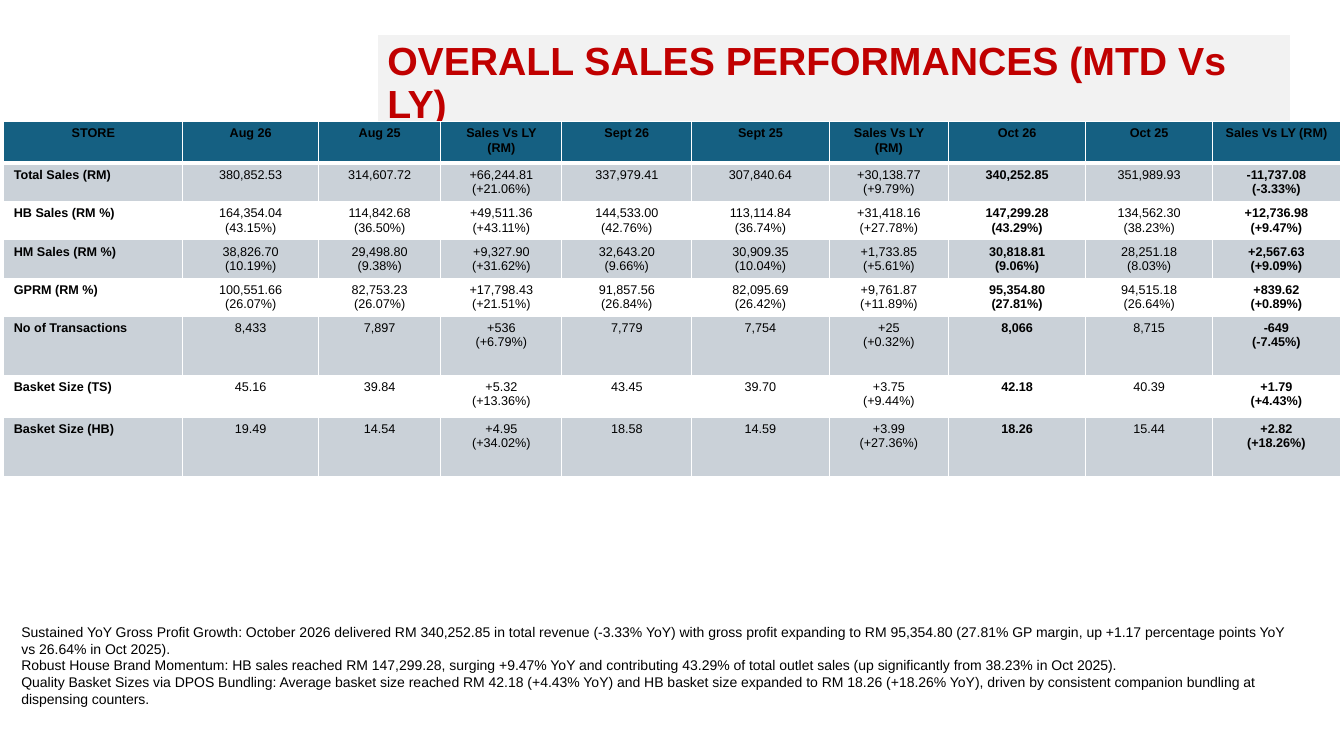
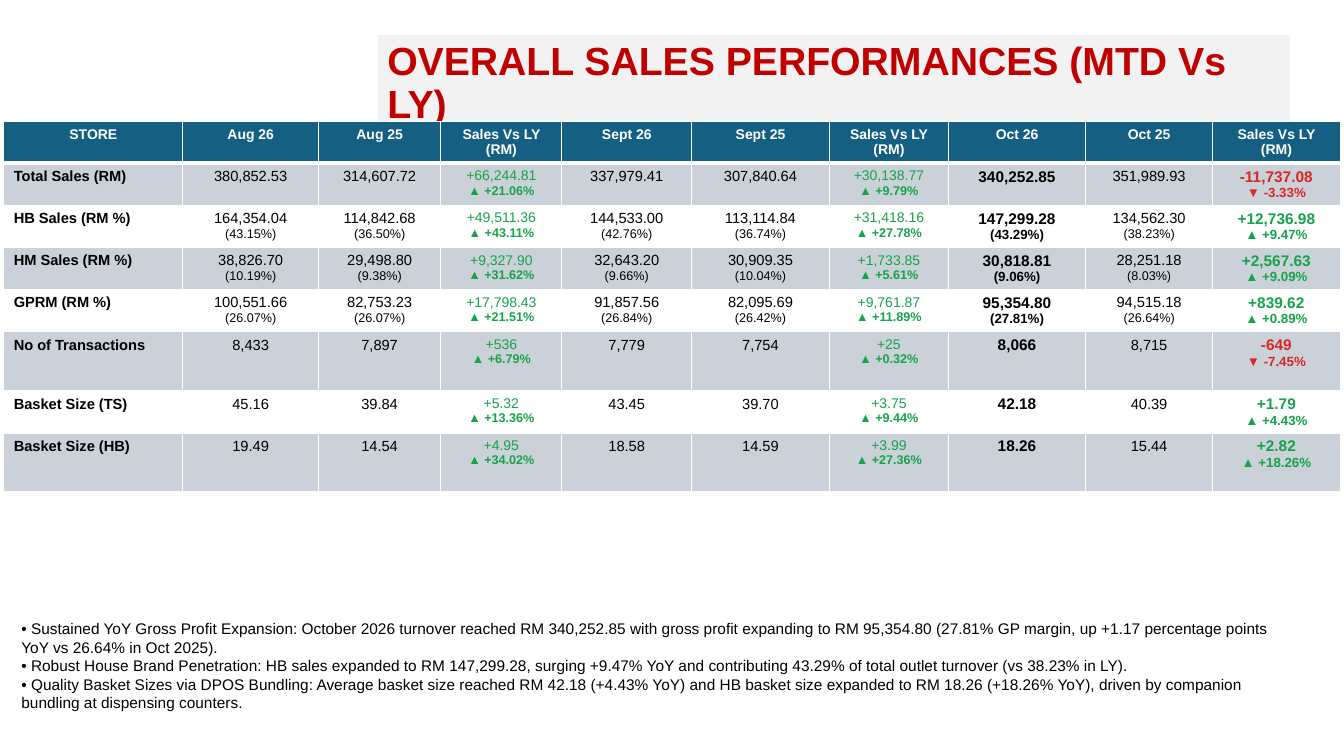
Before and after one commit to WilliamChai1/Pharmacy-Branch-Management-Hub, a slide deck: slide 2 of Kota_Sentosa_October_2026_Official.pptx. Drawn at 1344x756 pixels with LibreOffice and Linux fonts; fonts in the diff are those of the drawing; background and template pictures are left out. Boxes give left, top, right and bottom in pixels: in the first picture for what was removed or moved away, otherwise in the second. Text is boxed around its words. In the diff, an @@ line names an element or a change of style, - is before the commit and + after.

```diff
--- a/Kota_Sentosa_October_2026_Official.pptx
+++ b/Kota_Sentosa_October_2026_Official.pptx
@@ table at (4,122,1341,471) @@
-row 2: Total Sales (RM) | 380,852.53 | 314,607.72 | +66,244.81 (+21.06%) | 337,979.41 | 307,840.64 | +30,138.77 (+9.79%) | 340,252.85 | 351,989.93 | -11,737.08 (-3.33%)
+row 2: Total Sales (RM) | 380,852.53 | 314,607.72 | +66,244.81 ▲ +21.06% | 337,979.41 | 307,840.64 | +30,138.77 ▲ +9.79% | 340,252.85 | 351,989.93 | -11,737.08 ▼ -3.33%
-row 3: HB Sales (RM %) | 164,354.04 (43.15%) | 114,842.68 (36.50%) | +49,511.36 (+43.11%) | 144,533.00 (42.76%) | 113,114.84 (36.74%) | +31,418.16 (+27.78%) | 147,299.28 (43.29%) | 134,562.30 (38.23%) | +12,736.98 (+9.47%)
+row 3: HB Sales (RM %) | 164,354.04 (43.15%) | 114,842.68 (36.50%) | +49,511.36 ▲ +43.11% | 144,533.00 (42.76%) | 113,114.84 (36.74%) | +31,418.16 ▲ +27.78% | 147,299.28 (43.29%) | 134,562.30 (38.23%) | +12,736.98 ▲ +9.47%
-row 4: HM Sales (RM %) | 38,826.70 (10.19%) | 29,498.80 (9.38%) | +9,327.90 (+31.62%) | 32,643.20 (9.66%) | 30,909.35 (10.04%) | +1,733.85 (+5.61%) | 30,818.81 (9.06%) | 28,251.18 (8.03%) | +2,567.63 (+9.09%)
+row 4: HM Sales (RM %) | 38,826.70 (10.19%) | 29,498.80 (9.38%) | +9,327.90 ▲ +31.62% | 32,643.20 (9.66%) | 30,909.35 (10.04%) | +1,733.85 ▲ +5.61% | 30,818.81 (9.06%) | 28,251.18 (8.03%) | +2,567.63 ▲ +9.09%
-row 5: GPRM (RM %) | 100,551.66 (26.07%) | 82,753.23 (26.07%) | +17,798.43 (+21.51%) | 91,857.56 (26.84%) | 82,095.69 (26.42%) | +9,761.87 (+11.89%) | 95,354.80 (27.81%) | 94,515.18 (26.64%) | +839.62 (+0.89%)
+row 5: GPRM (RM %) | 100,551.66 (26.07%) | 82,753.23 (26.07%) | +17,798.43 ▲ +21.51% | 91,857.56 (26.84%) | 82,095.69 (26.42%) | +9,761.87 ▲ +11.89% | 95,354.80 (27.81%) | 94,515.18 (26.64%) | +839.62 ▲ +0.89%
-row 6: No of Transactions | 8,433 | 7,897 | +536 (+6.79%) | 7,779 | 7,754 | +25 (+0.32%) | 8,066 | 8,715 | -649 (-7.45%)
+row 6: No of Transactions | 8,433 | 7,897 | +536 ▲ +6.79% | 7,779 | 7,754 | +25 ▲ +0.32% | 8,066 | 8,715 | -649 ▼ -7.45%
-row 7: Basket Size (TS) | 45.16 | 39.84 | +5.32 (+13.36%) | 43.45 | 39.70 | +3.75 (+9.44%) | 42.18 | 40.39 | +1.79 (+4.43%)
+row 7: Basket Size (TS) | 45.16 | 39.84 | +5.32 ▲ +13.36% | 43.45 | 39.70 | +3.75 ▲ +9.44% | 42.18 | 40.39 | +1.79 ▲ +4.43%
-row 8: Basket Size (HB) | 19.49 | 14.54 | +4.95 (+34.02%) | 18.58 | 14.59 | +3.99 (+27.36%) | 18.26 | 15.44 | +2.82 (+18.26%)
+row 8: Basket Size (HB) | 19.49 | 14.54 | +4.95 ▲ +34.02% | 18.58 | 14.59 | +3.99 ▲ +27.36% | 18.26 | 15.44 | +2.82 ▲ +18.26%
@@ size 9 to 10 pt, text colour #000000 to #FFFFFF in "STORE", "Aug 26", "Aug 25", "Sales Vs LY (RM)" and 6 more places @@
@@ size 9 to 10.5 pt in "Total Sales (RM)", "380,852.53", "314,607.72", "337,979.41" and 38 more places @@
@@ size 9 to 11 pt in "340,252.85", "147,299.28", "30,818.81", "95,354.80" and 3 more places @@
@@ size 9 to 9.5 pt in "(43.29%)", "(9.06%)", "(27.81%)" @@
@@ text at (21,623,1267,712): text changed; size 10 to 11 pt @@
-Sustained YoY Gross Profit Growth: October 2026 delivered RM 340,252.85 in total revenue (-3.33% YoY) with gross profit expanding to RM 95,354.80 (27.81% GP margin, up +1.17 percentage points YoY vs 26.64% in Oct 2025).
-Robust House Brand Momentum: HB sales reached RM 147,299.28, surging +9.47% YoY and contributing 43.29% of total outlet sales (up significantly from 38.23% in Oct 2025).
-Quality Basket Sizes via DPOS Bundling: Average basket size reached RM 42.18 (+4.43% YoY) and HB basket size expanded to RM 18.26 (+18.26% YoY), driven by consistent companion bundling at dispensing counters.
+• Sustained YoY Gross Profit Expansion: October 2026 turnover reached RM 340,252.85 with gross profit expanding to RM 95,354.80 (27.81% GP margin, up +1.17 percentage points YoY vs 26.64% in Oct 2025).
+• Robust House Brand Penetration: HB sales expanded to RM 147,299.28, surging +9.47% YoY and contributing 43.29% of total outlet turnover (vs 38.23% in LY).
+• Quality Basket Sizes via DPOS Bundling: Average basket size reached RM 42.18 (+4.43% YoY) and HB basket size expanded to RM 18.26 (+18.26% YoY), driven by companion bundling at dispensing counters.
```
Also in this commit, not shown: 4 other slides changed, 2 other files.
